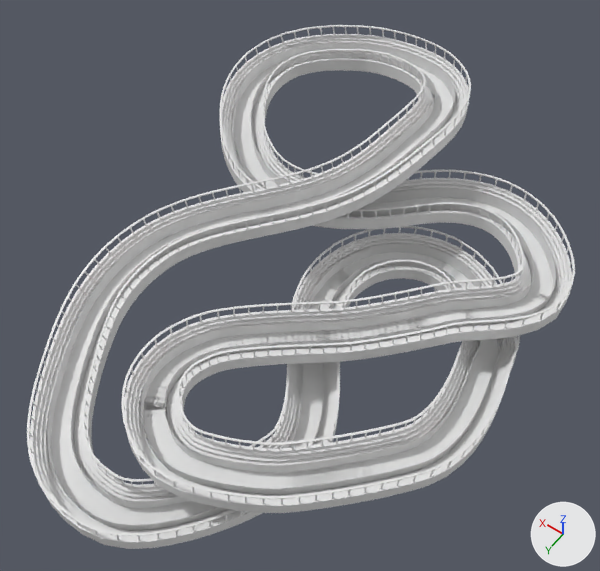
The Blender file raw_assets/level-track.blend: old version first, new version second.
Both versions are drawn from a 50 mm lens placed at (-335.0, 670.0, 951.0), pointed at (91.0, 73.0, 13.0). The lights are fixed; the arrows at lower right show +X, +Y and +Z.

In view in the first picture: 'Border (on top of pillars)', 'Pillars', 'Road', 'Stands', 'TrackCollider'.
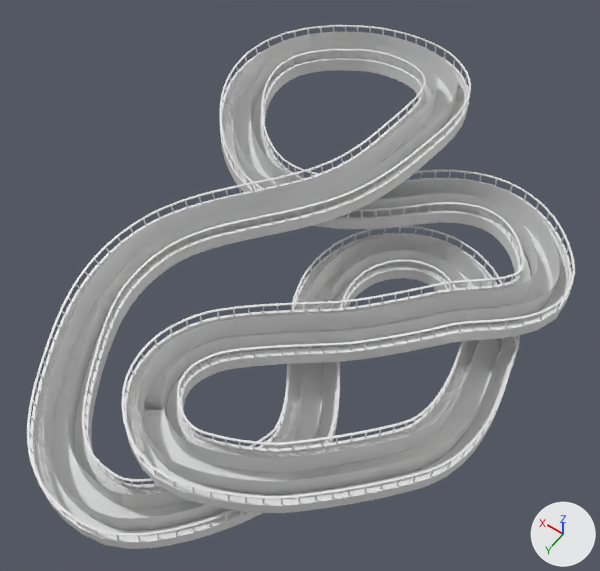
Commit message: update track, add checkbox to load level

Changed parts and their boxes (x1, y1, x2, y2) in the pictures (600 x 571 px):
'TrackCollider', mesh rescaled
    before: (47, 42, 556, 531)
    after: (44, 32, 560, 531)
'Stands', reshaped
    before: (30, 34, 572, 549)
    after: (30, 51, 572, 549)
part 1 of me_cube_001, built on
    before: (34, 37, 569, 539)
    after: (34, 70, 569, 539)

Patch to the scene script:
```diff
--- a/raw_assets/level-track.blend.py
+++ b/raw_assets/level-track.blend.py
@@ me_cube_001 @@
 # used by ob_stands; location = (0.0, 0.0, 0.0)
-me_cube_001.from_pydata(...)  # 24 vertices, 14 faces; spans x -13.9..7.6, y 15.8..37.3, z -0.2..21.3
+me_cube_001.from_pydata(...)  # 78 vertices, 41 faces; spans x -13.9..7.6, y 15.8..37.3, z -0.2..21.3
+# me_cube_001 part 1
+# 6 vertices are removed from x -13.9..7.6, y 20.2..28.9, z 8.2..17.0
+# 8 faces are deleted
+# 36 vertices are added at x -13.9..7.6, y 20.9..31.9, z 4.5..17.0
+# 6 new vertices lie (0.0, 0.0, 0.6) away from vertices in x -13.9..7.6, y 20.2..28.9, z 3.9..12.6
+# 6 new vertices lie (0.0, 0.8, 0.0) away from vertices in x -13.9..7.6, y 20.9..29.6, z 5.4..14.1
+# 6 new vertices lie (0.0, 0.0, 0.9) away from vertices in x -13.9..7.6, y 21.7..31.1, z 5.4..15.1
+# 6 new vertices lie (0.0, 0.7, 0.0) away from vertices in x -13.9..7.6, y 21.7..31.9, z 6.3..17.0
+# 35 new faces join them
 me_cube_001.materials.append(mat_material_002)
@@ me_cube @@
 me_cube.from_pydata(...)  # 8 vertices, 3 faces; spans x -15.8..-7.1, y -15.1..15.0, z -0.3..20.4
 # used by ob_trackcollider; location = (0.0, 0.0, 0.0)
+# me_cube part 2: the whole mesh is scaled about its middle by (1, 1, 1.98), then moved by (0.0, 0.0, 10.1)
 me_cube.materials.append(mat_material)
```
